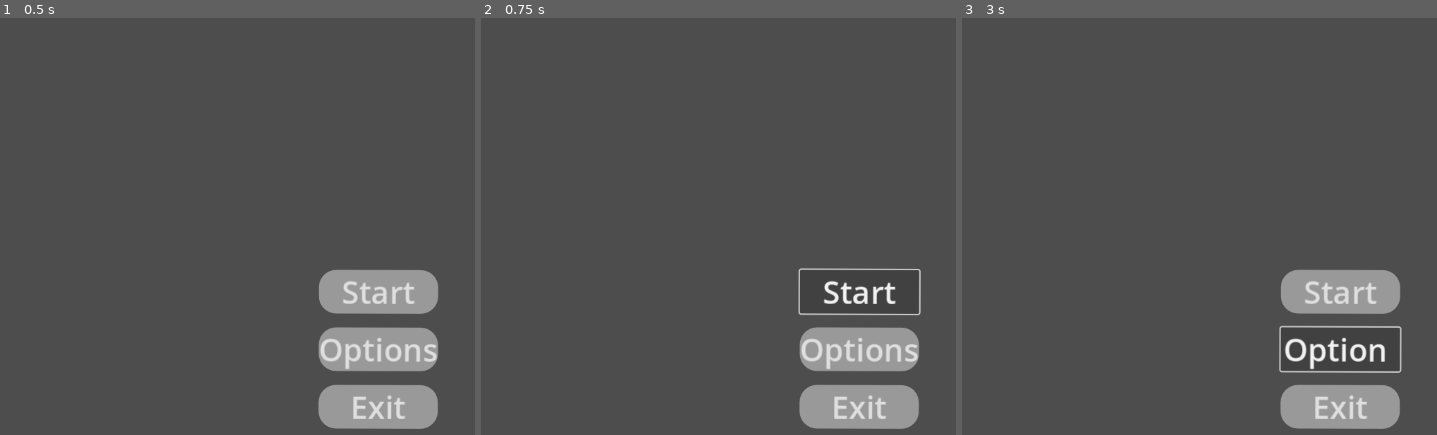
Above: before the commit, frames 1-3 (left to right).
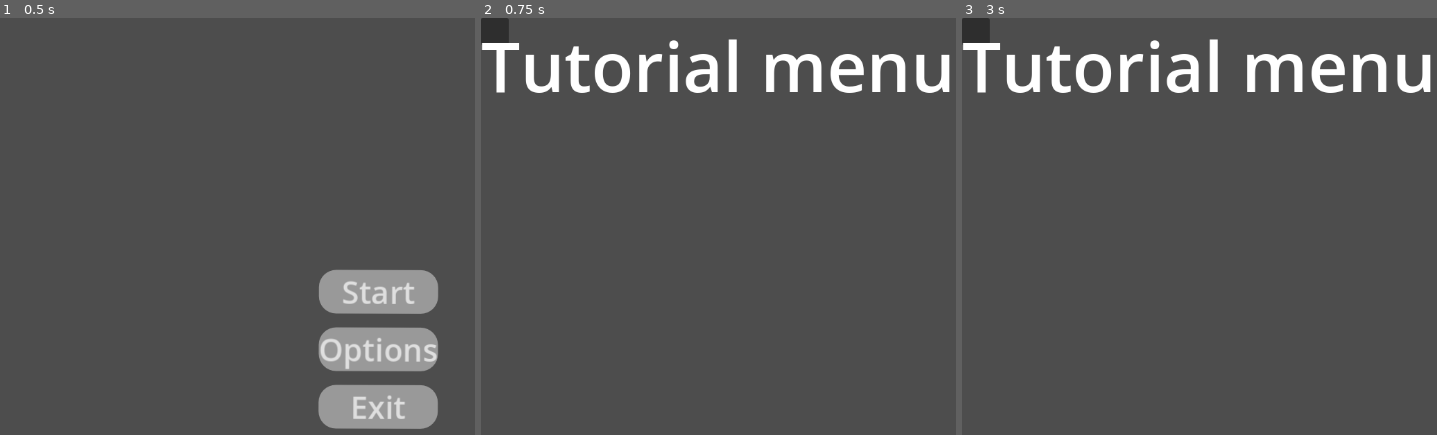
Above: after the commit, the same moments.

Repository: nakamura85/ProjectDemo_V0.0.1
Game: Godot game, scene res://mainMenu.tscn
The game is run twice, just before and just after one commit, with the same random seed, the same clock (stepped at 60 frames per second) and the same inputs.
Inputs (mouse positions are in pixels of both pictures, inside the frame that each line leads up to):
- Up to frame 1 (0.5 s): no input
- Up to frame 2 (0.75 s): click "Start" at 0.5 s
- Up to frame 3 (3 s): click (1342, 293) at 1.25 s, where only the run before the commit has a clickable "Start"; click (1342, 293) at 2 s, where only the run before the commit has a clickable "Start"; click (1342, 347) at 2.75 s, where only the run before the commit has a clickable "Options"

Frame 1 is identical in both runs. In frame 2, 10% of the frame differs, in the area x 0-99%, y 0-99%; in frame 3, 10%.

Commit message:
0.0.2 patch

Diff:
--- /dev/null
+++ b/projectx_v0.0.1/button.gd
@@ -0,0 +1,5 @@
+extends Button
+
+
+func _on_pressed() -> void:
+	get_tree().change_scene_to_file("res://tutorialMenu.tscn")
--- a/projectx_v0.0.1/mainMenu.tscn
+++ b/projectx_v0.0.1/mainMenu.tscn
@@ -1,4 +1,6 @@
-[gd_scene load_steps=5 format=3 uid="uid://r3antjychlqb"]
+[gd_scene load_steps=6 format=3 uid="uid://r3antjychlqb"]
+
+[ext_resource type="Script" uid="uid://bepdc6tg46iie" path="res://button.gd" id="1_wut1r"]
 
 [sub_resource type="StyleBoxTexture" id="StyleBoxTexture_l1xq8"]
 
@@ -62,6 +64,7 @@
 theme_override_font_sizes/font_size = 45
 theme_override_styles/normal = SubResource("StyleBoxFlat_l1xq8")
 text = "Start"
+script = ExtResource("1_wut1r")
 
 [node name="Button2" type="Button" parent="BoxContainer"]
 layout_mode = 2
@@ -74,3 +77,5 @@
 theme_override_font_sizes/font_size = 45
 theme_override_styles/normal = SubResource("StyleBoxFlat_83s16")
 text = "Exit"
+
+[connection signal="pressed" from="BoxContainer/Button" to="BoxContainer/Button" method="_on_pressed"]
--- /dev/null
+++ b/projectx_v0.0.1/tutorialMenu.tscn
@@ -0,0 +1,14 @@
+[gd_scene format=3 uid="uid://bt5rnyna0ejnn"]
+
+[node name="TutorialMenu" type="Node2D"]
+
+[node name="Panel" type="Panel" parent="."]
+offset_right = 40.0
+offset_bottom = 40.0
+
+[node name="Label" type="Label" parent="Panel"]
+layout_mode = 0
+offset_right = 40.0
+offset_bottom = 23.0
+theme_override_font_sizes/font_size = 100
+text = "Tutorial menu"
Not shown, added: projectx_v0.0.1/button.gd.uid
